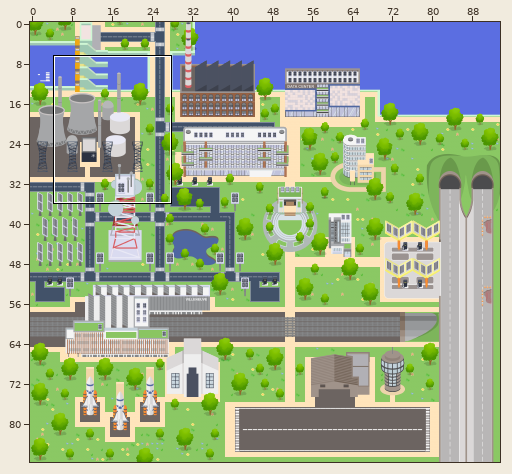
Tiled map (JSON): eiffage-map.tmj. The first picture is a wide view before the edit; the outline marks the close-up.
Close-up. The starting point:
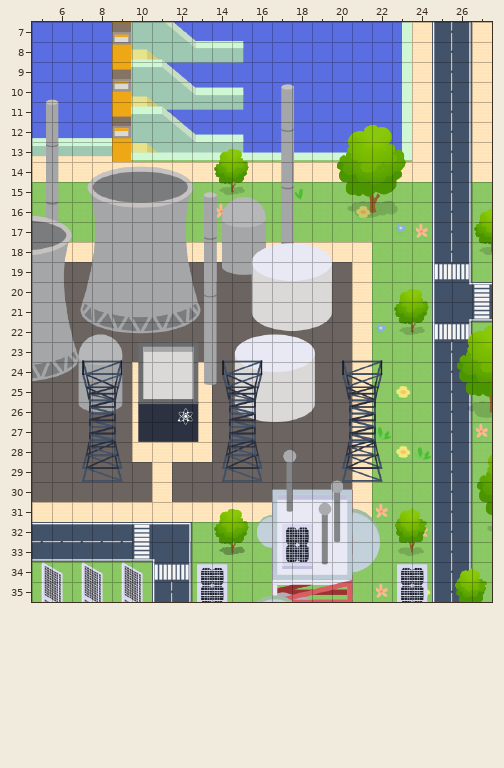
Cells are 32x32 px. Shown: x 5..27, y 7..35. The commit also changed other parts of the map, which this record leaves out.
New version:
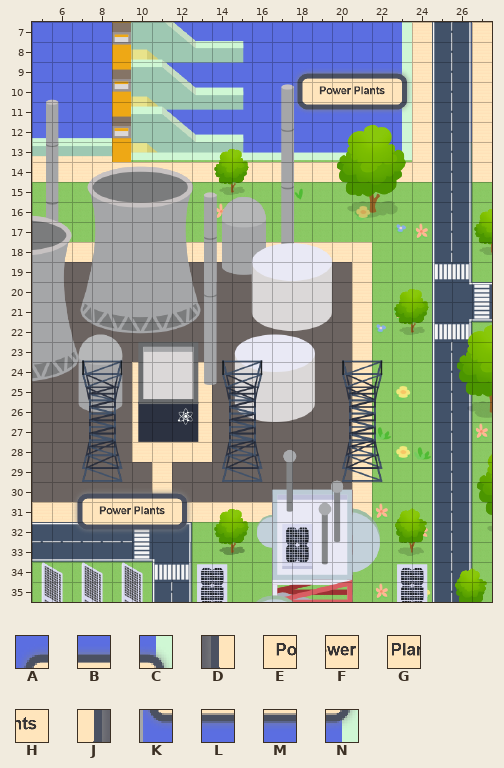
Key: from "Eiffage Label": A 217, B 218, C 222, D 267, E 268, F 269, G 270, H 271, J 272, K 317, L 318, M 319, N 322.
_ is an empty cell.
Tiles of an added or newly shown layer are drawn over the layers below it.
See-through tiles are keyed as they look on the map.
The author wrote: Update Text Label to the Map
What changed:
Layer "above/above-label" (added):
y 9: x 18..23 ______ -> ABBBBC
y 10: x 18..23 ______ -> DEFGHJ
y 11: x 18..23 ______ -> KLMMMN
y 30: x 7..12 ______ -> ABBBBC
y 31: x 7..12 ______ -> DEFGHJ
y 32: x 7..12 ______ -> KLMMMN
Changed places in both close-ups, as pixel boxes (x1, y1, x2, y2):
added: (293, 69, 412, 113)
added: (73, 489, 192, 533)
